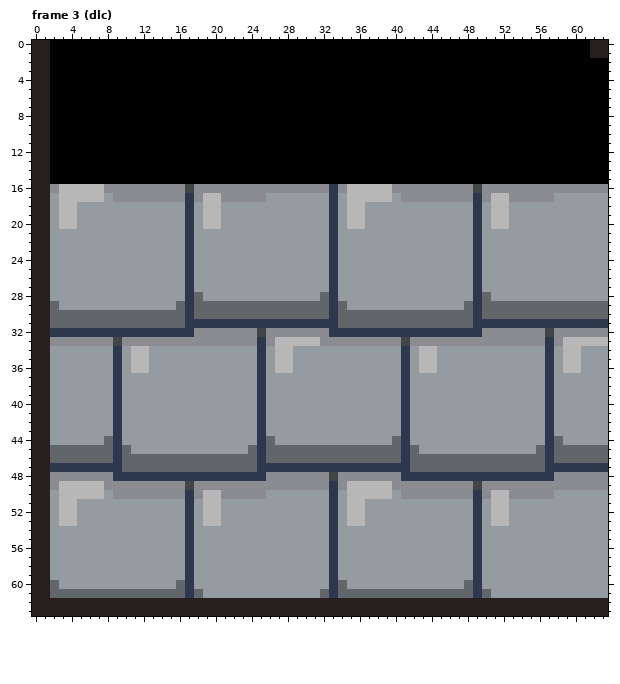
Two states of a pixel-art file, dist/img/tiles/bricks.aseprite. This is how it looked before the edit.
64x64 pixels, 48 frames. Colours within 5 levels of each other are drawn and written as one. Shown: frame 3 (dlc). The commit also changed other frames, which this record leaves out.
After the commit:
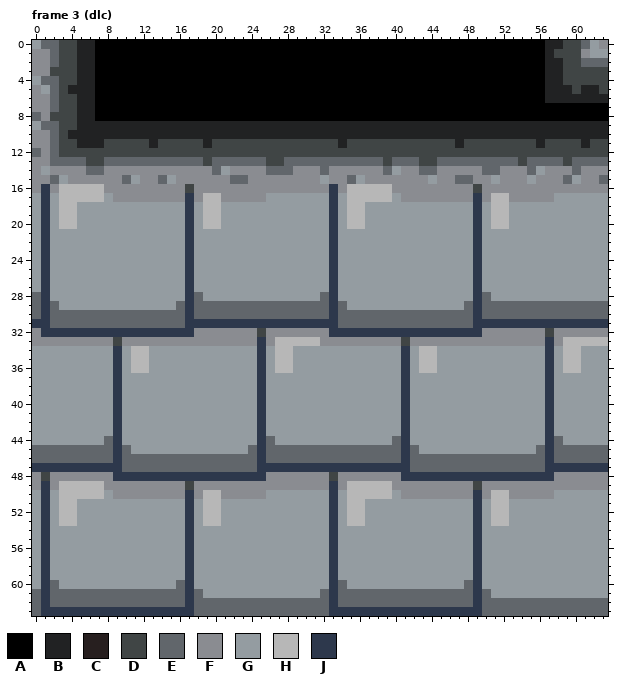
Palette (. is transparent): A #000000  B #212223  C #271f1f  D #404545  E #61666b  F #8a8c91  G #949ca1  H #b7b7b7  J #2d384c
Diff:
Frame 3 (dlc), layer "border":
Colour A becomes colour B in row 0 at x 5 to 6 and 57 to 58; in row 1 at x 5 to 6 and 57; in rows 2 to 4 at x 5 to 6 and 57 to 58; in row 5 at x 4 to 6, 57 to 59 and 61 to 62; in row 6 at x 5 to 6 and 57 to 63; in rows 7 to 8 at x 5 to 6.
Colour A becomes colour B in row 9 at x 5 to 63; in row 10 at x 4 to 63; in row 11 at x 5 to 7, 13, 19, 34, 47, 56 and 61.
Colour A becomes colour D in row 0 at x 3 to 4 and 59 to 60; in row 1 at x 3 to 4 and 58 to 60; in row 2 at x 3 to 4 and 59 to 60; in row 3 at x 2 to 4 and 59 to 63; in row 4 at x 3 to 4 and 59 to 63; in row 5 at x 3, 60 and 63.
Colour A becomes colour D in rows 6 to 7 at x 3 to 4; in row 8 at x 2 to 4; in row 9 at x 3 to 4; in row 10 at x 3; in row 11 at x 3 to 4, 8 to 12, 14 to 18, 20 to 33, 35 to 46, 48 to 55, 57 to 60 and 62 to 63; in row 12 at x 3 to 63.
Colour A becomes colour D in row 13 at x 6 to 7, 19, 26 to 27, 39, 43 to 44, 54 and 59.
Colour C becomes colour D in row 48 at x 1.
Colour A becomes colour E in row 0 at x 2 and 61; in row 1 at x 2; in row 2 at x 2 and 61 to 63; in rows 4 to 7 at x 2; in rows 9 to 12 at x 2; in row 13 at x 2 to 5, 8 to 18, 20 to 25, 28 to 38, 40 to 42, 45 to 53, 55 to 58 and 60 to 63.
Colour A becomes colour E in row 14 at x 6 to 7, 20, 26 to 28, 32, 39, 43 to 44, 50 to 51, 55 and 60; in row 15 at x 2, 10, 14, 22 to 23, 35, 47 to 48, 59 and 63.
Colour C becomes colour E in row 0 at x 1; in row 4 at x 1; in row 8 at x 0; in row 9 at x 1; in row 12 at x 0; in rows 28 to 30 at x 0.
Colour C becomes colour E in rows 45 to 46 at x 0 to 1; in row 61 at x 0; in row 62 at x 0, 2 to 16, 18 to 32, 34 to 48 and 50 to 63; in row 63 at x 0, 18 to 32 and 50 to 63.
Colour A becomes colour F in row 1 at x 61; in row 14 at x 2 to 5, 8 to 19, 22 to 25, 29 to 31, 33 to 38, 41 to 42, 45 to 49, 52 to 54, 57 to 59 and 61 to 63; in row 15 at x 4 to 9, 12 to 13, 16 to 21, 24 to 31, 33 to 34, 37 to 43, 45 to 46, 49 to 50, 52 to 54, 56 to 58 and 61 to 62.
Colour C becomes colour F in row 0 at x 63; in rows 1 to 3 at x 0 to 1; in row 5 at x 0; in rows 6 to 7 at x 0 to 1; in row 8 at x 1; in rows 10 to 11 at x 0 to 1.
Colour C becomes colour F in row 12 at x 1; in row 13 at x 0 to 1; in row 14 at x 0; in row 15 at x 0 to 1; in row 16 at x 0; in row 32 at x 0.
Colour C becomes colour F in row 33 at x 0 to 1; in rows 48 to 49 at x 0.
Colour A becomes colour G in row 14 at x 21, 40 and 56; in row 15 at x 3, 11, 15, 32, 36, 44, 51, 55 and 60.
Colour C becomes colour G in row 0 at x 0 and 62; in row 1 at x 62 to 63; in row 4 at x 0; in row 5 at x 1; in row 9 at x 0; in row 14 at x 1.
Colour C becomes colour G in rows 17 to 27 at x 0; in rows 34 to 44 at x 0 to 1; in rows 50 to 60 at x 0.
Colour C becomes colour J in rows 16 to 30 at x 1; in row 31 at x 0 to 1; in row 32 at x 1; in row 47 at x 0 to 1; in rows 49 to 61 at x 1; in row 62 at x 1, 17, 33 and 49.
Colour C becomes colour J in row 63 at x 1 to 17 and 33 to 49.
Boxes around the changes in both pictures, in picture pixels (x1, y1, x2, y2):
changed: (32, 40, 608, 616)
